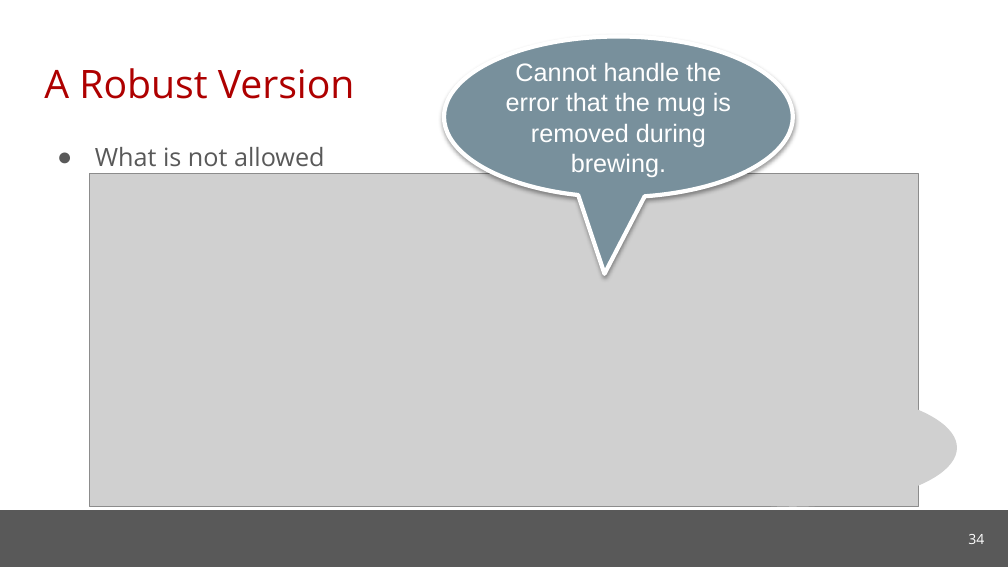
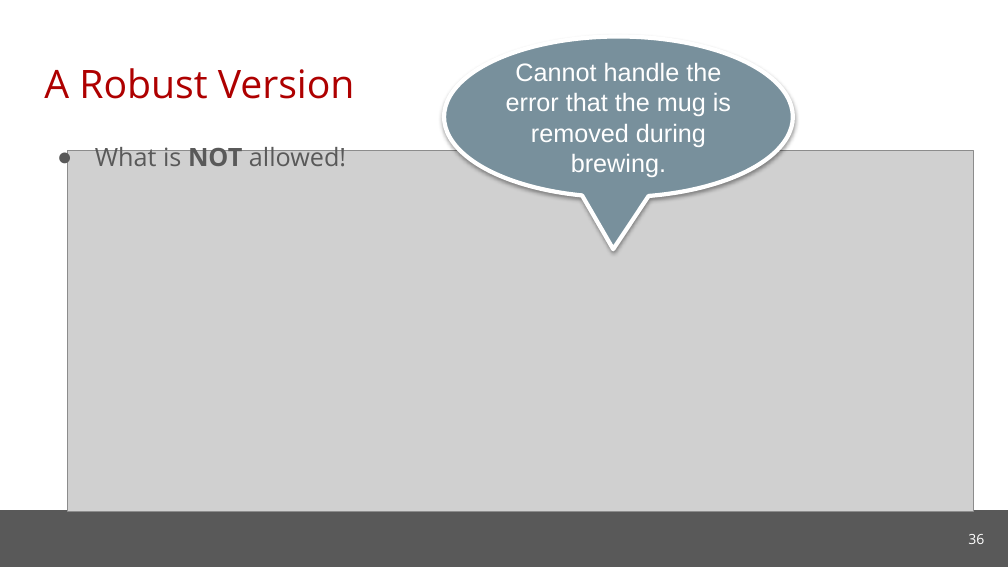
Before and after one commit to cmu-soda/Robustness, a slide deck: slide 36 of Robustness-SSSG.pptx (slide 34 before the commit). Drawn at 1008x567 pixels with LibreOffice and Linux fonts; fonts in the diff are those of the drawing; grey boxes stand for pictures; background and template pictures are left out. Boxes give left, top, right and bottom in pixels: in the first picture for what was removed or moved away, otherwise in the second. Text is boxed around its words. In the diff, an @@ line names an element or a change of style, - is before the commit and + after.

```diff
--- a/Robustness-SSSG.pptx
+++ b/Robustness-SSSG.pptx
@@ speech bubble "Cannot handle the error that ..." at [445, 36, 793, 197]: proportions changed @@
@@ text at [95, 143, 346, 166]: text changed @@
-● What is not allowed
+● What is NOT allowed!
@@ picture: place and size @@
-picture at [89, 173, 918, 506]
+picture at [68, 151, 974, 512]
@@ page number at [968, 534, 984, 544]: text changed @@
-34
+36
```
Also in this commit, not shown: 8 other slides changed, 4 slides added, 1 slide removed.
